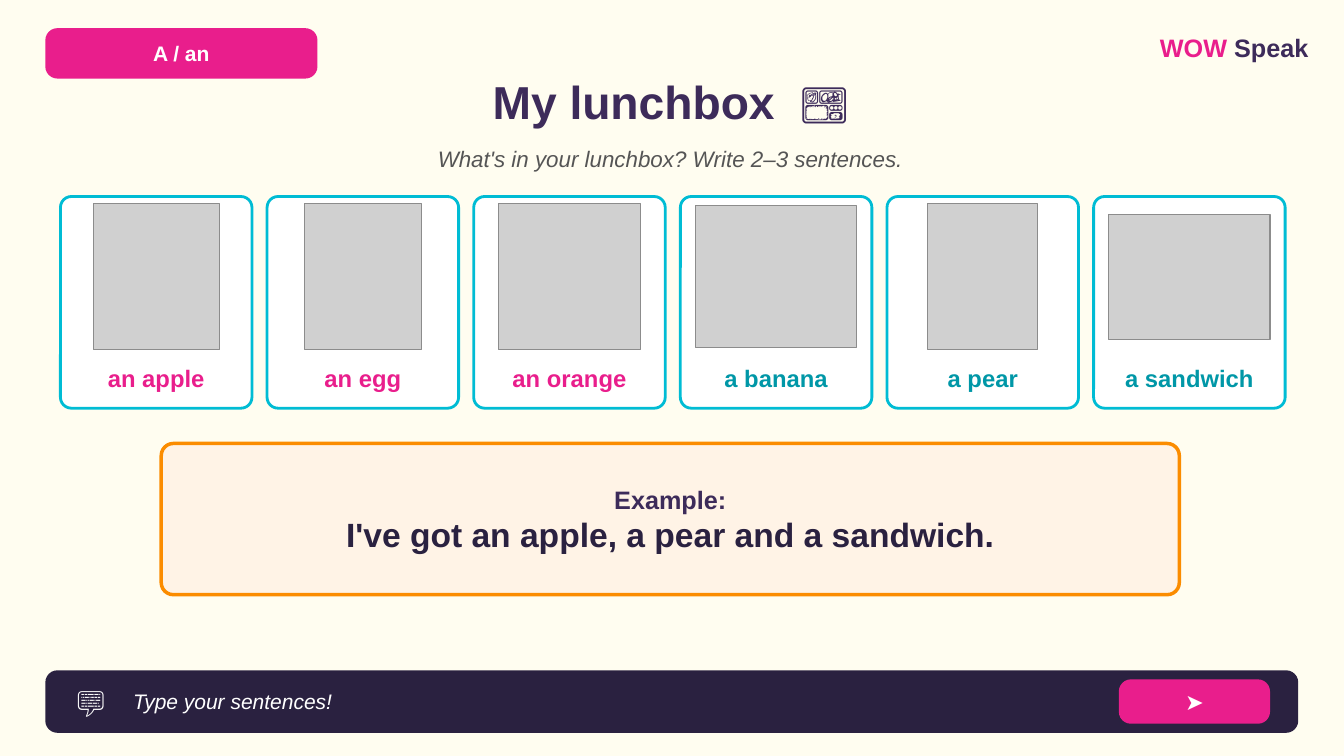
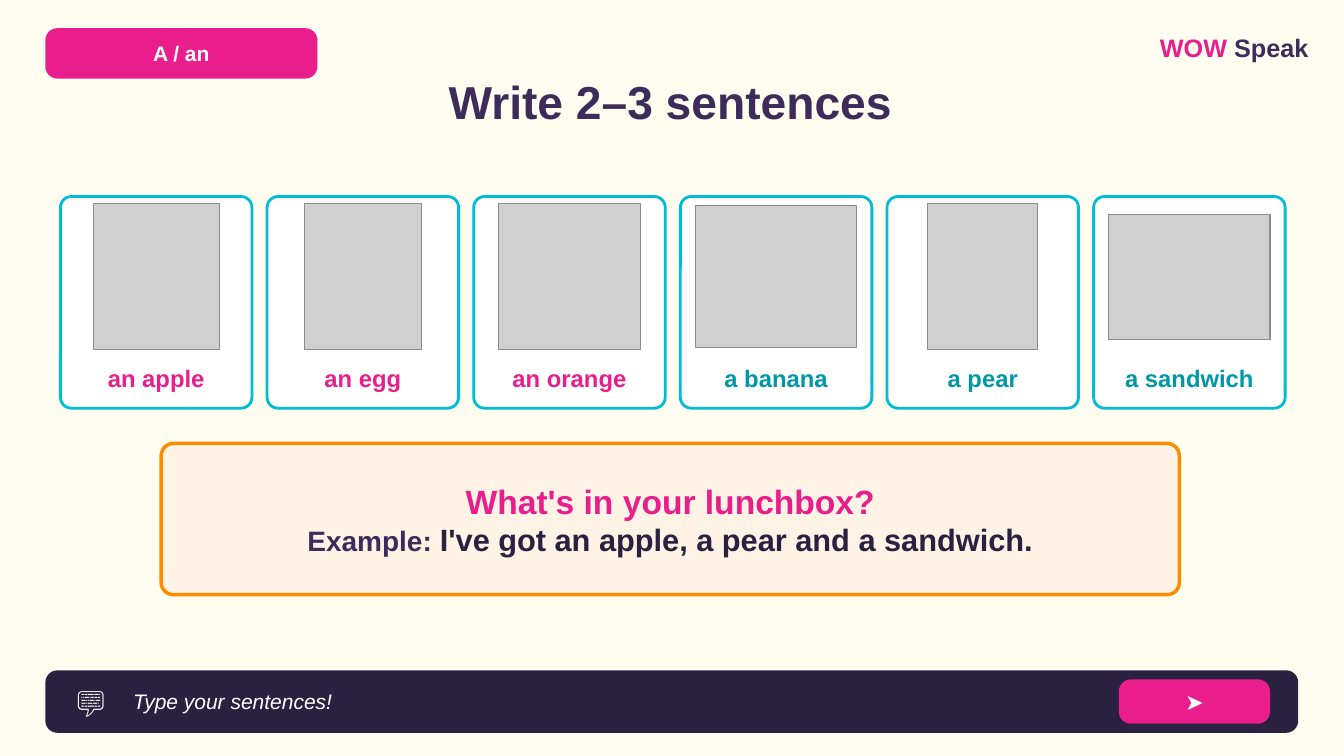
Before and after one commit to wowspeakschool-lang/classroom, a slide deck: slide 23 of vebinary/03.12_A-an/7-9/WOW_Speak_A_An_Food_7-9_LESSON.pptx. Drawn at 1344x756 pixels with LibreOffice and Linux fonts; fonts in the diff are those of the drawing; grey boxes stand for pictures. Boxes give left, top, right and bottom in pixels: in the first picture for what was removed or moved away, otherwise in the second. Text is boxed around its words. In the diff, an @@ line names an element or a change of style, - is before the commit and + after.

```diff
--- a/vebinary/03.12_A-an/7-9/WOW_Speak_A_An_Food_7-9_LESSON.pptx
+++ b/vebinary/03.12_A-an/7-9/WOW_Speak_A_An_Food_7-9_LESSON.pptx
@@ text at box(449, 85, 892, 120): text changed; size 16 to 33 pt; text colour #555555 to #3D2B5A; bold on; italic off @@
-What's in your lunchbox? Write 2–3 sentences.
+Write 2–3 sentences
@@ text removed at box(493, 85, 775, 128) @@
-My lunchbox 🍱
@@ text in rounded rectangle at box(307, 489, 1033, 557): text changed; size 24 to 22 pt @@
-Example:
-I've got an apple, a pear and a sandwich.
+What's in your lunchbox?
+Example: I've got an apple, a pear and a sandwich.
```
Also in this commit, not shown: 22 other slides changed, 7 other files.
